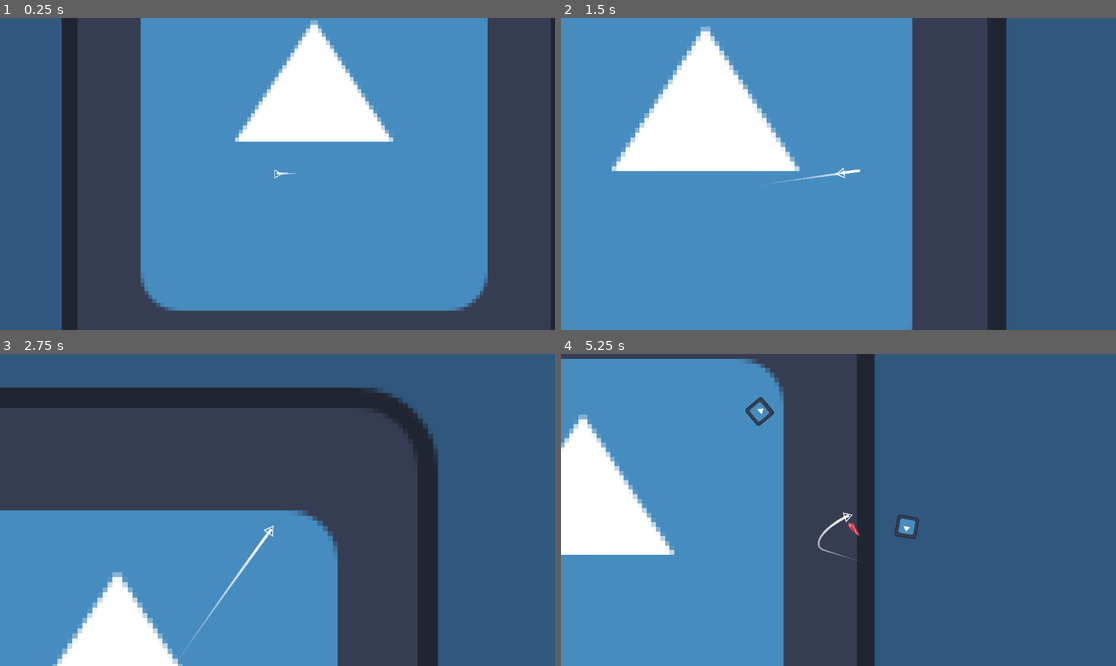
Above: before the commit, frames 1-4 (two rows, left to right).
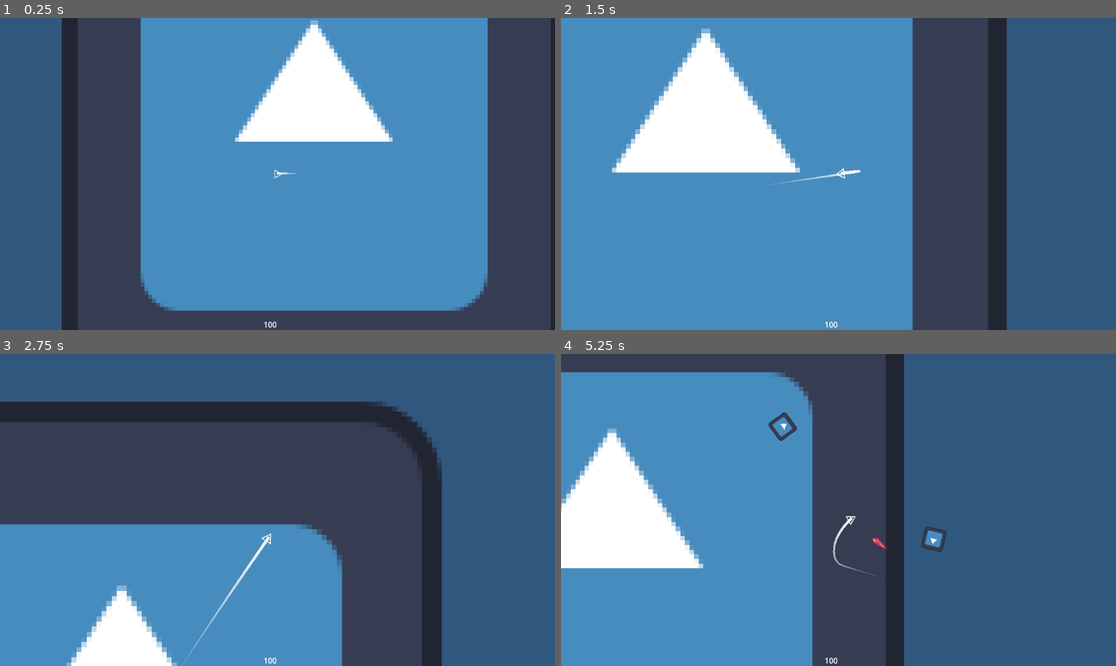
Above: after the commit, the same moments.

Repository: HazarBakir/void_blade
Game: Godot game, scene res://scenes/game_scene.tscn
The game is run twice, just before and just after one commit, with the same random seed, the same clock (stepped at 60 frames per second) and the same inputs. The engine's default icon, where the game draws it, is replaced by a stand-in: a white triangle on a blue panel in a dark square.
Inputs (mouse positions are in pixels of both pictures, inside the frame that each line leads up to):
- Up to frame 1 (0.25 s): no input
- Up to frame 2 (1.5 s): move the mouse to (960, 158) at 0.52 s; press the mouse at (960, 158) at 0.53 s; move the mouse to (727, 189) at 1.27 s; release the mouse at (727, 189) at 1.28 s; click (727, 189) at 1.35 s
- Up to frame 3 (2.75 s): move the mouse to (333, 441) at 2.02 s; press the mouse at (333, 441) at 2.03 s
- Up to frame 4 (5.25 s): move the mouse to (810, 572) at 2.77 s; release the mouse at (810, 572) at 2.78 s; click (810, 572) at 2.85 s; move the mouse to (1005, 556) at 3.52 s; press the mouse at (1005, 556) at 3.53 s; move the mouse to (672, 463) at 4.27 s; release the mouse at (672, 463) at 4.28 s; click (672, 463) at 4.35 s; move the mouse to (866, 510) at 5.02 s; press the mouse at (866, 510) at 5.03 s

The runs differ from the first frame. In frame 1, less than 0.1% of the frame differs, in the area x 28-71%, y 7-100%; in frame 2, 1.2%; in frame 3, 12%; in frame 4, 20%, in the area x 0-70%, y 0-100%.

Commit message:
feat: add enemy hit, and player -hp

Diff:
--- /dev/null
+++ b/Scenes/health.gd
@@ -0,0 +1,4 @@
+extends Label
+
+func _process(_delta: float) -> void:
+	$".".text = str(PlayerStats.current_health)
--- a/Scripts/Player/player_movement.gd
+++ b/Scripts/Player/player_movement.gd
@@ -34,8 +34,8 @@
 	look_at(mouse_position)
 
 func camera_offset(delta):
-	var target_offset_x = (mouse_position.x - global_position.x) / (1920 / 2.0) * 140
-	var target_offset_y = (mouse_position.y - global_position.y) / (1080 / 2.0) * 140
+	var target_offset_x = (mouse_position.x - global_position.x) / (1920 / 2.0) * 180
+	var target_offset_y = (mouse_position.y - global_position.y) / (1080 / 2.0) * 180
 
 	$Camera2D.offset.x = lerp($Camera2D.offset.x, target_offset_x, 4.5 * delta)
 	$Camera2D.offset.y = lerp($Camera2D.offset.y, target_offset_y, 4.5 * delta)
--- a/Scripts/enemy/bullet.gd
+++ b/Scripts/enemy/bullet.gd
@@ -20,6 +20,7 @@
 
 func _on_area_entered(area: Area2D) -> void:
 	if area.is_in_group("player") or area.get_parent().is_in_group("player") and area.name == "BulletDetectArea":
+		PlayerStats.take_damage(20)
 		queue_free()
 
 func _stop_following():
--- a/scenes/game_scene.tscn
+++ b/scenes/game_scene.tscn
@@ -1,7 +1,8 @@
-[gd_scene load_steps=4 format=3 uid="uid://pektlh5iak8r"]
+[gd_scene load_steps=5 format=3 uid="uid://pektlh5iak8r"]
 
 [ext_resource type="PackedScene" uid="uid://bvr6pjuau5noi" path="res://Scenes/player.tscn" id="1_w5aja"]
 [ext_resource type="Texture2D" uid="uid://cbvrpblaxd16w" path="res://icon.svg" id="3_ycayy"]
+[ext_resource type="Script" uid="uid://c7shxdlp0vqye" path="res://Scenes/health.gd" id="4_1ixah"]
 [ext_resource type="PackedScene" uid="uid://dot0y6kbrri6e" path="res://Scenes/enemy_spawner.tscn" id="4_fiftr"]
 
 [node name="game_scene" type="Node2D"]
@@ -37,3 +38,25 @@
 scale = Vector2(1.01844, 1)
 
 [node name="enemies" type="Node" parent="."]
+
+[node name="Control" type="Control" parent="."]
+layout_mode = 3
+anchors_preset = 0
+offset_right = 40.0
+offset_bottom = 40.0
+
+[node name="CanvasLayer" type="CanvasLayer" parent="Control"]
+
+[node name="Health" type="Label" parent="Control/CanvasLayer"]
+anchors_preset = 7
+anchor_left = 0.5
+anchor_top = 1.0
+anchor_right = 0.5
+anchor_bottom = 1.0
+offset_left = -29.0
+offset_top = -23.0
+offset_right = 29.0
+grow_horizontal = 2
+grow_vertical = 0
+text = "HP: 100"
+script = ExtResource("4_1ixah")
Not shown, added: Scenes/health.gd.uid
